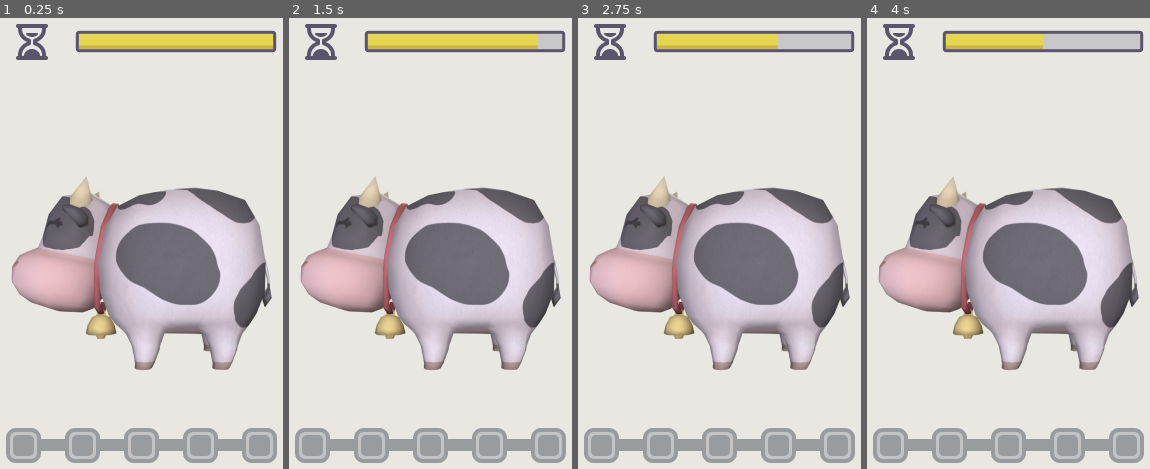
Above: before the commit, frames 1-4 (left to right).
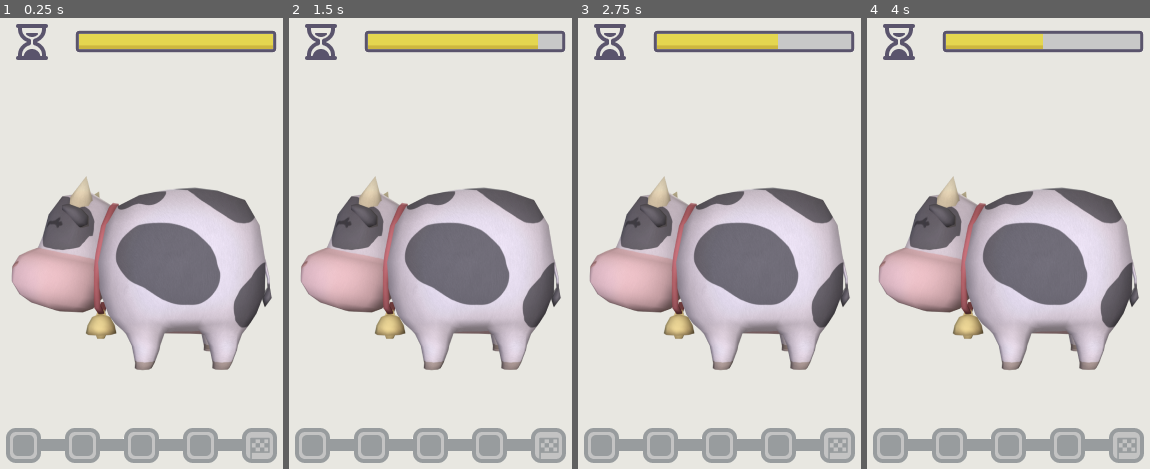
Above: after the commit, the same moments.

Repository: CTRLRLTY/Sorbet
Game: Godot game, scene res://Scenes/ObjectNaming/ObjectNaming.tscn
Same seed, same stepped clock (60 frames per second), same inputs: the game is played once before the commit and once after it. This scene is started directly instead of the project's main scene.
Inputs:
- Up to frame 1 (0.25 s): no input
- Up to frame 2 (1.5 s): tap Enter at 0.5 s; tap Space at 1.25 s
- Up to frame 3 (2.75 s): tap Enter at 2 s
- Up to frame 4 (4 s): tap Space at 2.75 s; tap Enter at 3.5 s

The runs differ from the first frame. In frame 1, 0.2% of the frame differs, in the area x 87-96%, y 92-98%; in frame 2, 0.2%; in frame 3, 0.2%; in frame 4, 0.2%.

Commit message:
added milestone flag empty

Diff:
--- a/Scenes/ObjectNaming/Milestone.gd
+++ b/Scenes/ObjectNaming/Milestone.gd
@@ -4,6 +4,7 @@
 	EMPTY,
 	SUCCESS,
 	FAIL,
+	FLAG_EMPTY
 }
 
 onready var hbox: HBoxContainer = $HBox
@@ -14,7 +15,7 @@
 	add_milestone(MilestoneType.EMPTY)
 	add_milestone(MilestoneType.EMPTY)
 	add_milestone(MilestoneType.EMPTY)
-	add_milestone(MilestoneType.EMPTY)
+	add_milestone(MilestoneType.FLAG_EMPTY)
 
 
 func milestone_count() -> int:
@@ -62,5 +63,7 @@
 			texture = load("res://Resources/Textures/milestone_success.png")
 		MilestoneType.FAIL:
 			texture = load("res://Resources/Textures/milestone_fail.png")
+		MilestoneType.FLAG_EMPTY:
+			texture = load("res://Resources/Textures/milestone_flag_empty.png")
 
 	return texture
--- a/Scenes/ObjectNaming/ObjectNaming.tscn
+++ b/Scenes/ObjectNaming/ObjectNaming.tscn
@@ -113,124 +113,6 @@
 align = 1
 valign = 1
 
-[node name="MultipleChoice" type="Control" parent="."]
-visible = false
-anchor_right = 1.0
-anchor_bottom = 1.0
-script = ExtResource( 3 )
-__meta__ = {
-"_edit_lock_": true
-}
-
-[node name="MGC" type="MarginContainer" parent="MultipleChoice"]
-anchor_top = 1.0
-anchor_right = 1.0
-anchor_bottom = 1.0
-margin_top = -214.0
-size_flags_horizontal = 3
-size_flags_vertical = 3
-custom_constants/margin_right = 5
-custom_constants/margin_left = 5
-__meta__ = {
-"_edit_group_": true
-}
-
-[node name="Choices" type="GridContainer" parent="MultipleChoice/MGC"]
-margin_left = 5.0
-margin_right = 355.0
-margin_bottom = 214.0
-size_flags_horizontal = 3
-size_flags_vertical = 3
-custom_constants/vseparation = 5
-custom_constants/hseparation = 5
-columns = 2
-script = ExtResource( 4 )
-
-[node name="Choice" type="Button" parent="MultipleChoice/MGC/Choices"]
-margin_right = 172.0
-margin_bottom = 68.0
-size_flags_horizontal = 3
-size_flags_vertical = 3
-
-[node name="Label" type="Label" parent="MultipleChoice/MGC/Choices/Choice"]
-anchor_right = 1.0
-anchor_bottom = 1.0
-text = "Something  "
-align = 1
-valign = 1
-
-[node name="Choice2" type="Button" parent="MultipleChoice/MGC/Choices"]
-margin_left = 177.0
-margin_right = 349.0
-margin_bottom = 68.0
-size_flags_horizontal = 3
-size_flags_vertical = 3
-
-[node name="Label" type="Label" parent="MultipleChoice/MGC/Choices/Choice2"]
-anchor_right = 1.0
-anchor_bottom = 1.0
-text = "Something  "
-align = 1
-valign = 1
-
-[node name="Choice3" type="Button" parent="MultipleChoice/MGC/Choices"]
-margin_top = 73.0
-margin_right = 172.0
-margin_bottom = 141.0
-size_flags_horizontal = 3
-size_flags_vertical = 3
-
-[node name="Label" type="Label" parent="MultipleChoice/MGC/Choices/Choice3"]
-anchor_right = 1.0
-anchor_bottom = 1.0
-text = "Something  "
-align = 1
-valign = 1
-
-[node name="Choice4" type="Button" parent="MultipleChoice/MGC/Choices"]
-margin_left = 177.0
-margin_top = 73.0
-margin_right = 349.0
-margin_bottom = 141.0
-size_flags_horizontal = 3
-size_flags_vertical = 3
-
-[node name="Label" type="Label" parent="MultipleChoice/MGC/Choices/Choice4"]
-anchor_right = 1.0
-anchor_bottom = 1.0
-text = "Something  "
-align = 1
-valign = 1
-
-[node name="Choice5" type="Button" parent="MultipleChoice/MGC/Choices"]
-margin_top = 146.0
-margin_right = 172.0
-margin_bottom = 214.0
-size_flags_horizontal = 3
-size_flags_vertical = 3
-
-[node name="Label" type="Label" parent="MultipleChoice/MGC/Choices/Choice5"]
-anchor_right = 1.0
-anchor_bottom = 1.0
-text = "Something  "
-align = 1
-valign = 1
-
-[node name="Choice6" type="Button" parent="MultipleChoice/MGC/Choices"]
-margin_left = 177.0
-margin_top = 146.0
-margin_right = 349.0
-margin_bottom = 214.0
-size_flags_horizontal = 3
-size_flags_vertical = 3
-
-[node name="Label" type="Label" parent="MultipleChoice/MGC/Choices/Choice6"]
-anchor_right = 1.0
-anchor_bottom = 1.0
-text = "Something  "
-align = 1
-valign = 1
-
 [node name="Milestone" type="CenterContainer" parent="."]
 margin_top = 441.0
 margin_right = 360.0
@@ -244,4 +126,122 @@
 margin_bottom = 20.0
 custom_constants/separation = 0
 
+[node name="MultipleChoice" type="Control" parent="."]
+visible = false
+anchor_right = 1.0
+anchor_bottom = 1.0
+script = ExtResource( 3 )
+__meta__ = {
+"_edit_lock_": true
+}
+
+[node name="MGC" type="MarginContainer" parent="MultipleChoice"]
+anchor_top = 1.0
+anchor_right = 1.0
+anchor_bottom = 1.0
+margin_top = -214.0
+size_flags_horizontal = 3
+size_flags_vertical = 3
+custom_constants/margin_right = 5
+custom_constants/margin_left = 5
+__meta__ = {
+"_edit_group_": true
+}
+
+[node name="Choices" type="GridContainer" parent="MultipleChoice/MGC"]
+margin_left = 5.0
+margin_right = 355.0
+margin_bottom = 214.0
+size_flags_horizontal = 3
+size_flags_vertical = 3
+custom_constants/vseparation = 5
+custom_constants/hseparation = 5
+columns = 2
+script = ExtResource( 4 )
+
+[node name="Choice" type="Button" parent="MultipleChoice/MGC/Choices"]
+margin_right = 172.0
+margin_bottom = 68.0
+size_flags_horizontal = 3
+size_flags_vertical = 3
+
+[node name="Label" type="Label" parent="MultipleChoice/MGC/Choices/Choice"]
+anchor_right = 1.0
+anchor_bottom = 1.0
+text = "Something  "
+align = 1
+valign = 1
+
+[node name="Choice2" type="Button" parent="MultipleChoice/MGC/Choices"]
+margin_left = 177.0
+margin_right = 349.0
+margin_bottom = 68.0
+size_flags_horizontal = 3
+size_flags_vertical = 3
+
+[node name="Label" type="Label" parent="MultipleChoice/MGC/Choices/Choice2"]
+anchor_right = 1.0
+anchor_bottom = 1.0
+text = "Something  "
+align = 1
+valign = 1
+
+[node name="Choice3" type="Button" parent="MultipleChoice/MGC/Choices"]
+margin_top = 73.0
+margin_right = 172.0
+margin_bottom = 141.0
+size_flags_horizontal = 3
+size_flags_vertical = 3
+
+[node name="Label" type="Label" parent="MultipleChoice/MGC/Choices/Choice3"]
+anchor_right = 1.0
+anchor_bottom = 1.0
+text = "Something  "
+align = 1
+valign = 1
+
+[node name="Choice4" type="Button" parent="MultipleChoice/MGC/Choices"]
+margin_left = 177.0
+margin_top = 73.0
+margin_right = 349.0
+margin_bottom = 141.0
+size_flags_horizontal = 3
+size_flags_vertical = 3
+
+[node name="Label" type="Label" parent="MultipleChoice/MGC/Choices/Choice4"]
+anchor_right = 1.0
+anchor_bottom = 1.0
+text = "Something  "
+align = 1
+valign = 1
+
+[node name="Choice5" type="Button" parent="MultipleChoice/MGC/Choices"]
+margin_top = 146.0
+margin_right = 172.0
+margin_bottom = 214.0
+size_flags_horizontal = 3
+size_flags_vertical = 3
+
+[node name="Label" type="Label" parent="MultipleChoice/MGC/Choices/Choice5"]
+anchor_right = 1.0
+anchor_bottom = 1.0
+text = "Something  "
+align = 1
+valign = 1
+
+[node name="Choice6" type="Button" parent="MultipleChoice/MGC/Choices"]
+margin_left = 177.0
+margin_top = 146.0
+margin_right = 349.0
+margin_bottom = 214.0
+size_flags_horizontal = 3
+size_flags_vertical = 3
+
+[node name="Label" type="Label" parent="MultipleChoice/MGC/Choices/Choice6"]
+anchor_right = 1.0
+anchor_bottom = 1.0
+text = "Something  "
+align = 1
+valign = 1
+
 [connection signal="timeout" from="TimerProgress/ProgressBar/TimerBar/Timer" to="TimerProgress/ProgressBar/TimerBar" method="_on_Timer_timeout"]
Binary file added: Resources/Textures/milestone_flag_empty.png
Not shown, added: Resources/Textures/milestone_flag_empty.png.import
